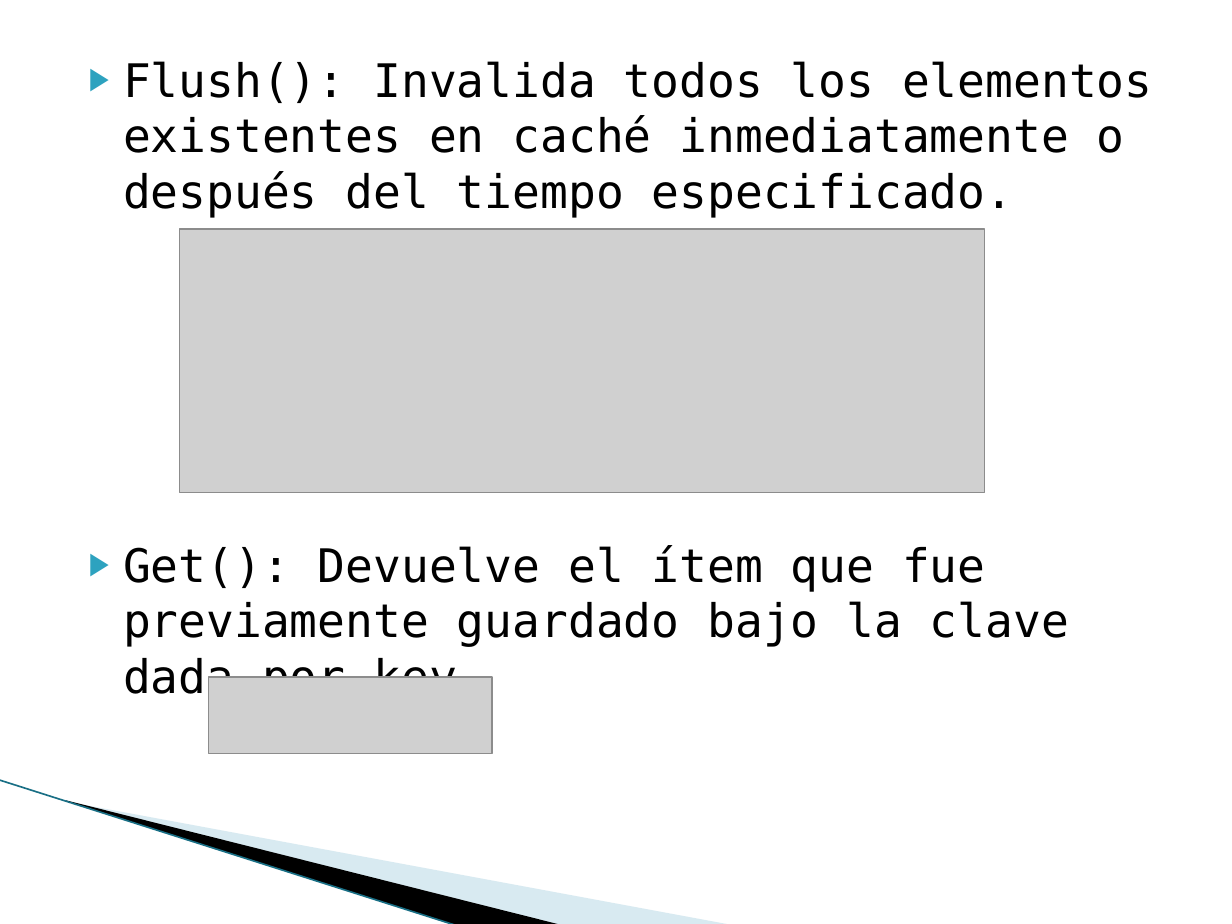
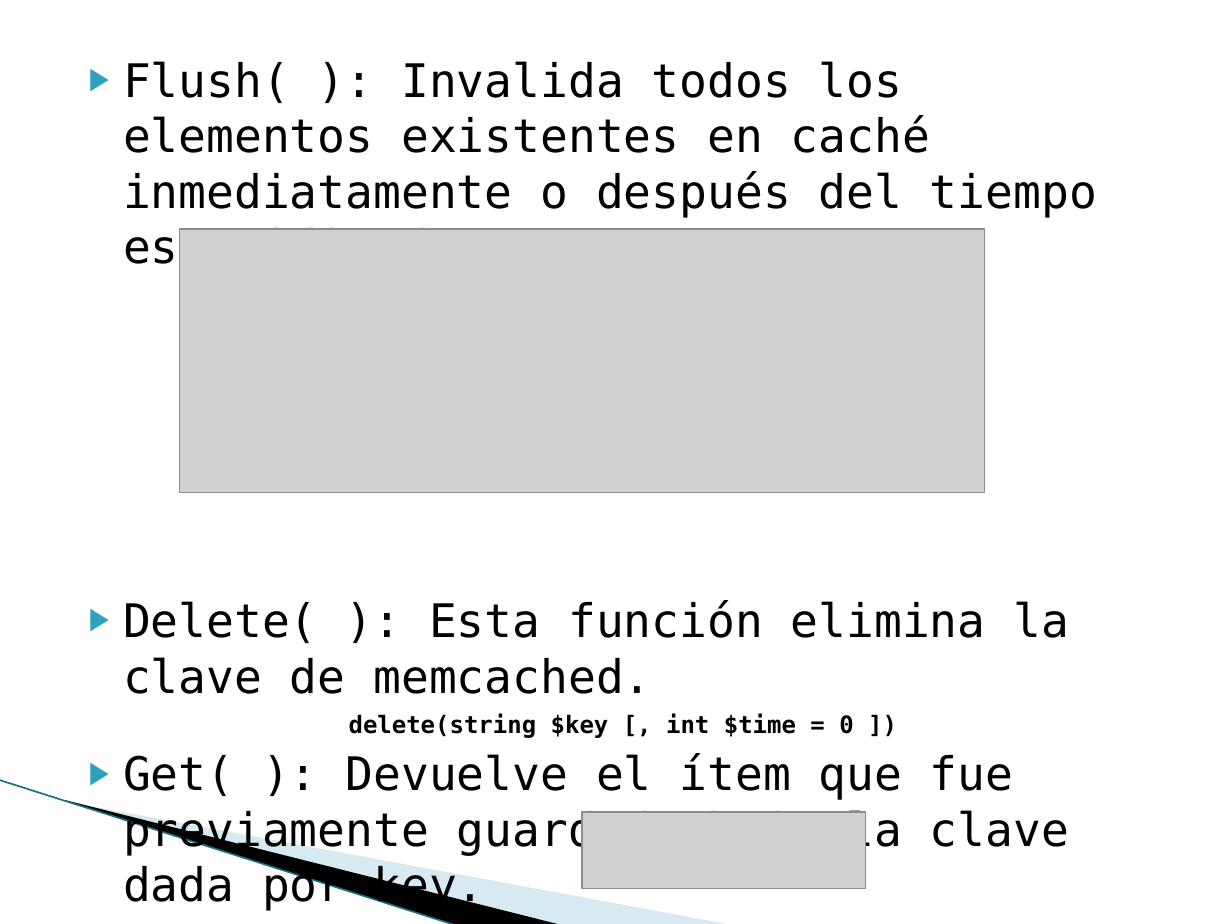
Before and after one commit to MariaOrgaz/swap1415, a slide deck: slide 8 of trabajo/transparencias.pptx (slide 9 before the commit). Drawn at 1232x924 pixels with LibreOffice and Linux fonts; fonts in the diff are those of the drawing; grey boxes stand for pictures; background and template pictures are left out. Boxes give left, top, right and bottom in pixels: in the first picture for what was removed or moved away, otherwise in the second. Text is boxed around its words. In the diff, an @@ line names an element or a change of style, - is before the commit and + after.

Commit message:
trabajo memcached

```diff
--- a/trabajo/transparencias.pptx
+++ b/trabajo/transparencias.pptx
@@ text at box(123, 61, 1097, 912): text changed @@
-▶ Flush(): Invalida todos los elementos existentes en caché inmediatamente o después del tiempo especificado.
-▶ Get(): Devuelve el ítem que fue previamente guardado bajo la clave dada por key.
+▶ Flush( ): Invalida todos los elementos existentes en caché inmediatamente o después del tiempo especificado.
+▶ Delete( ): Esta función elimina la clave de memcached.
+delete(string $key [, int $time = 0 ])
+▶ Get( ): Devuelve el ítem que fue previamente guardado bajo la clave dada por key.
@@ picture: place and size @@
-picture at box(208, 676, 492, 753)
+picture at box(582, 812, 865, 888)
```
Also in this commit, not shown: 10 other slides changed, 1 slide added, 1 slide removed, 2 other files.
